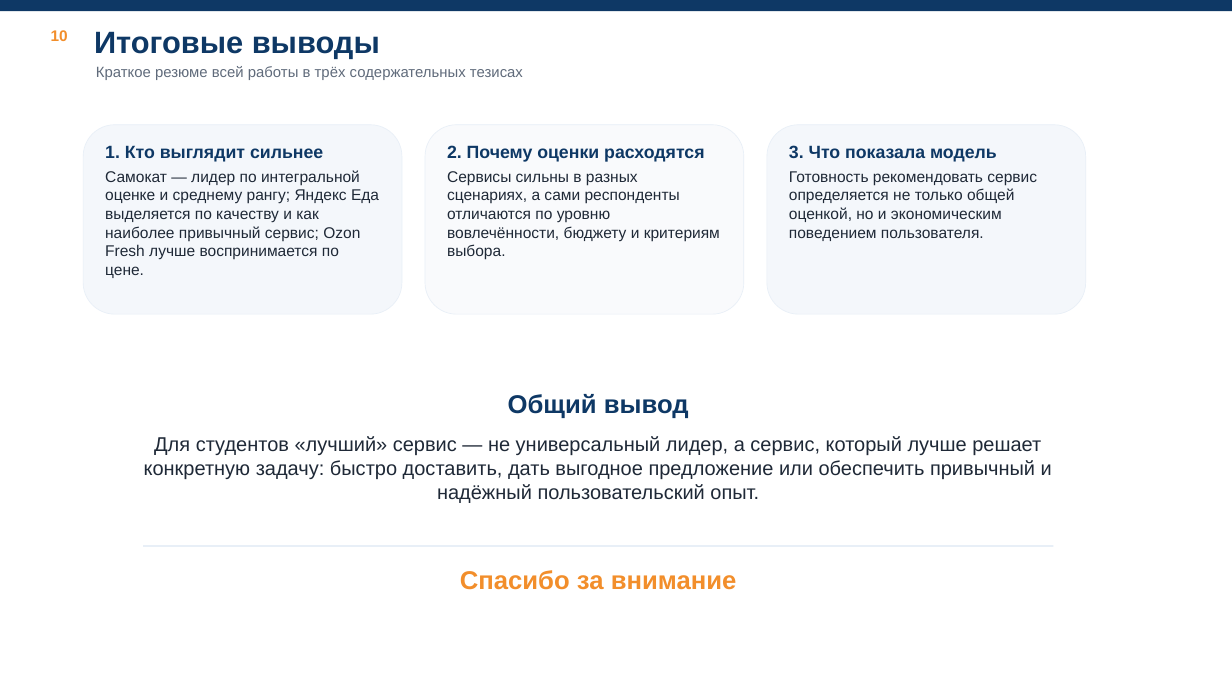
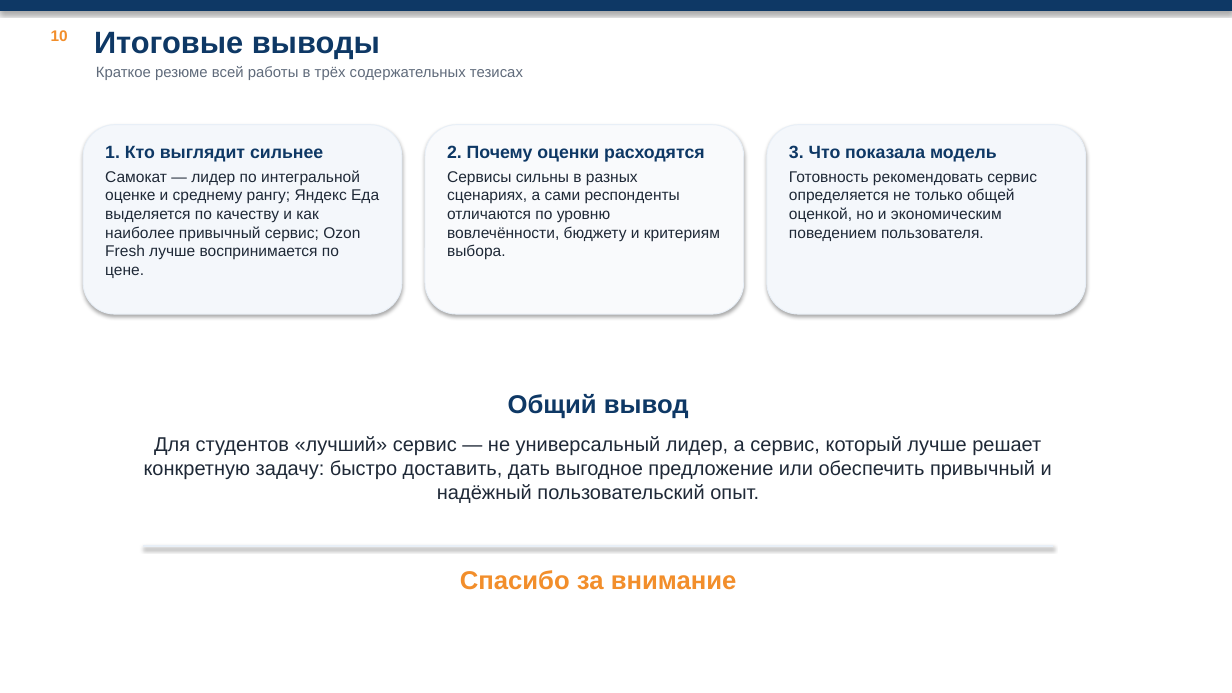
Before and after one commit to Echways/SPoI, a slide deck: slide 10 of lab-3/presentation/Presentation.pptx. Drawn at 1232x693 pixels with LibreOffice and Linux fonts; fonts in the diff are those of the drawing; background and template pictures are left out. Boxes give left, top, right and bottom in pixels: in the first picture for what was removed or moved away, otherwise in the second. Text is boxed around its words. In the diff, an @@ line names an element or a change of style, - is before the commit and + after.

```diff
--- a/lab-3/presentation/Presentation.pptx
+++ b/lab-3/presentation/Presentation.pptx
@@ rectangle at box(0, 0, 1232, 11): shadow on @@
@@ rectangle added at box(0, 0, 1232, 693), fill #FFFFFF @@
@@ outline #E8EFF7 0.5 pt to #E8EFF7 0.75 pt; shadow on; proportions changed in 3 elements at box(83, 125, 402, 314), box(425, 125, 744, 314), box(767, 125, 1086, 314) @@
@@ rectangle at box(143, 545, 1054, 547): shadow on @@
```
Also in this commit, not shown: 9 other slides changed.
